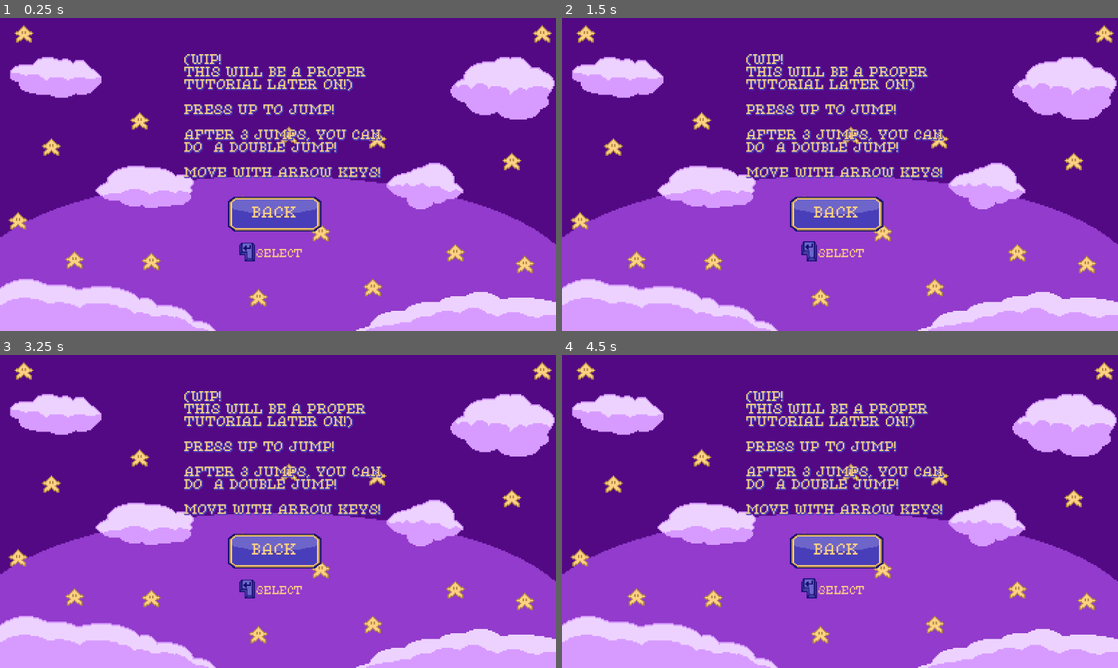
Above: before the commit, frames 1-4 (two rows, left to right).
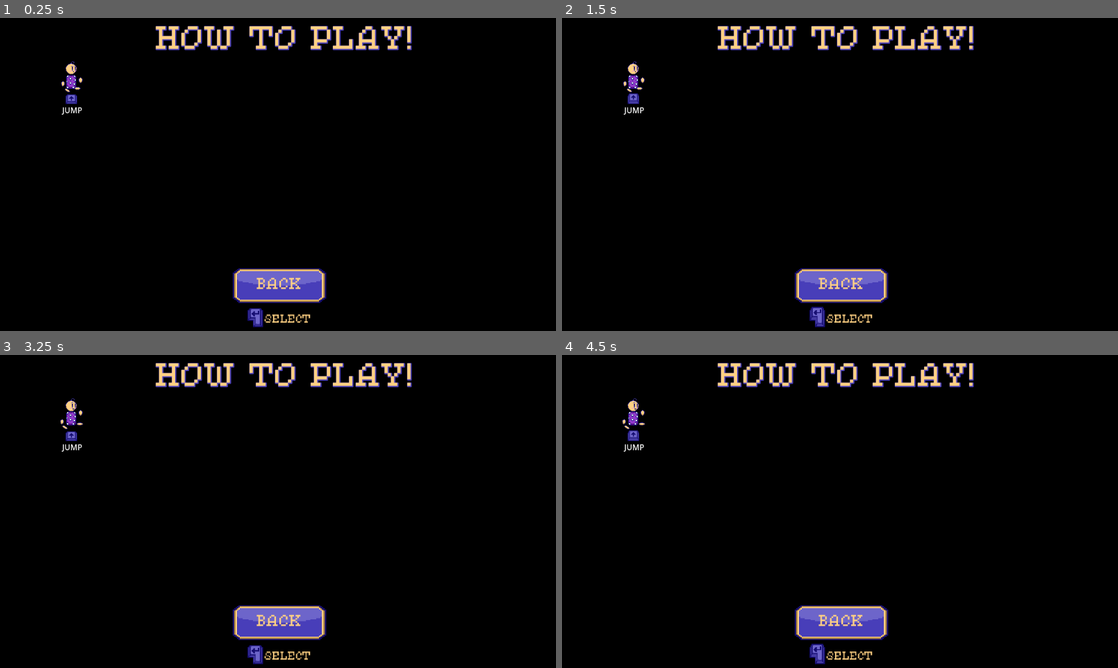
Above: after the commit, the same moments.

Repository: jacio-m/DreamRunner
Game: Godot game, scene res://HUD/tutorial.tscn
Same seed, same stepped clock (60 frames per second), same inputs: the game is played once before the commit and once after it. This scene is started directly instead of the project's main scene.
Inputs:
- Up to frame 1 (0.25 s): no input
- Up to frame 2 (1.5 s): hold Right (ui_right) from 0.53 s (still down); tap Up (ui_up) at 0.77 s
- Up to frame 3 (3.25 s): tap Up (ui_up) at 1.52, 3.02 s; release Right (ui_right) at 2.03 s; hold Left (ui_left) 2.03-2.78 s; hold Right (ui_right) from 2.78 s (still down)
- Up to frame 4 (4.5 s): tap Up (ui_up) at 3.77 s; release Right (ui_right) at 4.28 s; hold Left (ui_left) from 4.28 s (still down)

The runs differ from the first frame. In frame 1, 100% of the frame differs, in the area x 0-100%, y 0-100%; in frame 2, 100%; in frame 3, 100%; in frame 4, 100%.

Commit message:
Teddy Bear Item Implemented
The teddy bear item is now fully implemented and working as intended. Also started enhancing the tutorial screen.

Diff:
--- a/HUD/hud.tscn
+++ b/HUD/hud.tscn
@@ -1,9 +1,10 @@
-[gd_scene load_steps=5 format=3 uid="uid://c4xehiik8vl5x"]
+[gd_scene load_steps=6 format=3 uid="uid://c4xehiik8vl5x"]
 
 [ext_resource type="FontFile" uid="uid://eiv0e5a5eppv" path="res://HUD/Fonts/PixelatedEleganceRegular-ovyAA.ttf" id="1_h61sl"]
 [ext_resource type="Texture2D" uid="uid://bsglm4e1bmhjy" path="res://Items/Sprites/feather.png" id="2_mi5n8"]
 [ext_resource type="Texture2D" uid="uid://b6aqamfrmju2p" path="res://HUD/Sprites/doublejumpbar(under).png" id="3_jvmdh"]
 [ext_resource type="Texture2D" uid="uid://ngqpchhly8uu" path="res://HUD/Sprites/doublejumpbar(progress).png" id="4_1rsjr"]
+[ext_resource type="Texture2D" uid="uid://bdni02sr7n87w" path="res://Items/Sprites/teddyBear.png" id="5_1rsjr"]
 
 [node name="HUD" type="CanvasLayer"]
 
@@ -65,3 +66,9 @@
 nine_patch_stretch = true
 texture_under = ExtResource("3_jvmdh")
 texture_progress = ExtResource("4_1rsjr")
+
+[node name="ShieldOn" type="Sprite2D" parent="."]
+visible = false
+position = Vector2(438, 88)
+scale = Vector2(1.3, 1.3)
+texture = ExtResource("5_1rsjr")
--- a/HUD/tutorial.tscn
+++ b/HUD/tutorial.tscn
@@ -1,7 +1,6 @@
-[gd_scene load_steps=14 format=3 uid="uid://bcaxvcr3gedc"]
+[gd_scene load_steps=21 format=3 uid="uid://bcaxvcr3gedc"]
 
 [ext_resource type="Script" uid="uid://bq5qravcbtof0" path="res://tutorial.gd" id="1_3e5vs"]
-[ext_resource type="Texture2D" uid="uid://c4dofmepmfprr" path="res://HUD/Sprites/main_menu1.png" id="2_bn36r"]
 [ext_resource type="FontFile" uid="uid://eiv0e5a5eppv" path="res://HUD/Fonts/PixelatedEleganceRegular-ovyAA.ttf" id="3_bir4d"]
 [ext_resource type="Texture2D" uid="uid://6wtaq3o10dqt" path="res://HUD/Sprites/button_focused.png" id="4_g887x"]
 [ext_resource type="Texture2D" uid="uid://c83ieknepnjjf" path="res://HUD/Sprites/button_pressed.png" id="5_1t327"]
@@ -9,6 +8,12 @@
 [ext_resource type="AudioStream" uid="uid://cgcxbnq8no005" path="res://Sounds/shine-4-268912.mp3" id="7_8w4f8"]
 [ext_resource type="Texture2D" uid="uid://dawwcfftmwy6q" path="res://HUD/Sprites/enter_key1.png" id="8_horc1"]
 [ext_resource type="Texture2D" uid="uid://b421tfqxeu1nq" path="res://HUD/Sprites/enter_key2.png" id="9_8w4f8"]
+[ext_resource type="Texture2D" uid="uid://bjy7gr83rq5vh" path="res://HUD/Sprites/up_key1.png" id="9_t5gy2"]
+[ext_resource type="Texture2D" uid="uid://c0esvier6a7uo" path="res://HUD/Sprites/up_key2.png" id="10_ej0yr"]
+[ext_resource type="Texture2D" uid="uid://cc3tx0ltg3oly" path="res://Player/Jumping Animation/child_jumping1.png" id="11_l1uxk"]
+[ext_resource type="Texture2D" uid="uid://dbfd8qhxk0dw7" path="res://Player/Jumping Animation/child_jumping2.png" id="12_pw15r"]
+[ext_resource type="Texture2D" uid="uid://ehqitl64kaw" path="res://Player/Jumping Animation/child_jumping3.png" id="13_3xi6e"]
+[ext_resource type="Texture2D" uid="uid://k41jfi7x7gb" path="res://Player/Jumping Animation/child_jumping4.png" id="14_lc21a"]
 
 [sub_resource type="StyleBoxTexture" id="StyleBoxTexture_gjqde"]
 texture = ExtResource("4_g887x")
@@ -33,39 +38,65 @@
 "speed": 2.0
 }]
 
+[sub_resource type="SpriteFrames" id="SpriteFrames_pdjei"]
+animations = [{
+"frames": [{
+"duration": 1.0,
+"texture": ExtResource("11_l1uxk")
+}, {
+"duration": 1.0,
+"texture": ExtResource("12_pw15r")
+}, {
+"duration": 1.0,
+"texture": ExtResource("13_3xi6e")
+}, {
+"duration": 1.0,
+"texture": ExtResource("14_lc21a")
+}],
+"loop": true,
+"name": &"default",
+"speed": 3.0
+}]
+
+[sub_resource type="SpriteFrames" id="SpriteFrames_5j066"]
+animations = [{
+"frames": [{
+"duration": 1.0,
+"texture": ExtResource("9_t5gy2")
+}, {
+"duration": 1.0,
+"texture": ExtResource("10_ej0yr")
+}],
+"loop": true,
+"name": &"Up Key",
+"speed": 2.0
+}]
+
 [node name="Tutorial" type="Node"]
 script = ExtResource("1_3e5vs")
 
-[node name="WIP" type="Sprite2D" parent="."]
-scale = Vector2(3, 3)
-texture = ExtResource("2_bn36r")
-centered = false
+[node name="ColorRect" type="ColorRect" parent="."]
+offset_left = -20.0
+offset_top = -26.0
+offset_right = 1181.0
+offset_bottom = 676.0
+color = Color(0, 0, 0, 1)
 
 [node name="Label" type="Label" parent="."]
 anchors_preset = 5
 anchor_left = 0.5
 anchor_right = 0.5
-offset_left = -194.0
-offset_top = 75.0
-offset_right = 226.0
-offset_bottom = 358.0
+offset_left = -253.0
+offset_top = 17.0
+offset_right = 281.0
+offset_bottom = 300.0
 grow_horizontal = 2
 theme_override_colors/font_color = Color(1, 0.819608, 0.513726, 1)
 theme_override_colors/font_shadow_color = Color(0.282353, 0.243137, 0.72549, 1)
 theme_override_constants/shadow_outline_size = 6
 theme_override_fonts/font = ExtResource("3_bir4d")
-theme_override_font_sizes/font_size = 25
-text = "(WIP!
-THIS WILL BE A PROPER
-TUTORIAL LATER ON!)
-
-PRESS UP TO JUMP!
-
-AFTER 3 JUMPS, YOU CAN
-DO  A DOUBLE JUMP!
-
-MOVE WITH ARROW KEYS!
-"
+theme_override_font_sizes/font_size = 60
+text = "HOW TO PLAY!"
 
 [node name="BackButton" type="Button" parent="."]
 anchors_preset = 8
@@ -73,10 +104,10 @@
 anchor_top = 0.5
 anchor_right = 0.5
 anchor_bottom = 0.5
-offset_left = -104.0
-offset_top = 7.0
-offset_right = 90.0
-offset_bottom = 152.0
+offset_left = -94.0
+offset_top = 155.0
+offset_right = 100.0
+offset_bottom = 300.0
 grow_horizontal = 2
 grow_vertical = 2
 mouse_filter = 2
@@ -95,10 +126,10 @@
 pitch_scale = 2.99
 
 [node name="ConfirmLabel" type="Label" parent="."]
-offset_left = 531.0
-offset_top = 478.0
-offset_right = 606.0
-offset_bottom = 503.0
+offset_left = 548.0
+offset_top = 614.0
+offset_right = 623.0
+offset_bottom = 639.0
 scale = Vector2(1.3, 1.3)
 theme_override_colors/font_color = Color(1, 0.819608, 0.513726, 1)
 theme_override_fonts/font = ExtResource("3_bir4d")
@@ -108,3 +139,20 @@
 position = Vector2(-14.6154, 3.84615)
 sprite_frames = SubResource("SpriteFrames_gjqde")
 animation = &"Enter Key"
+
+[node name="Label2" type="Label" parent="."]
+offset_left = 129.0
+offset_top = 179.0
+offset_right = 171.0
+offset_bottom = 202.0
+text = "JUMP"
+
+[node name="ChildJump" type="AnimatedSprite2D" parent="."]
+position = Vector2(148, 122)
+sprite_frames = SubResource("SpriteFrames_pdjei")
+frame_progress = 0.865787
+
+[node name="UpKey" type="AnimatedSprite2D" parent="."]
+position = Vector2(148, 167)
+sprite_frames = SubResource("SpriteFrames_5j066")
+animation = &"Up Key"
--- a/Levels/level.gd
+++ b/Levels/level.gd
@@ -29,6 +29,7 @@
 var game_running : bool
 var current_progress: float = 0.0
 var progress_smoothing : float = 5.0
+var item_prob : int
 
 func _ready():
 	MusicManager.play_music("res://Sounds/Takashi Lee - Dream sweet-(main cutted).ogg")
@@ -48,6 +49,7 @@
 	game_running = false
 	get_tree().paused = false
 	$Player.input_enabled = false
+	$Player.shield = false
 	$HUD.get_node("DoubleJump").value = current_progress
 
 	for obs in obstacles:
@@ -124,10 +126,11 @@
 
 func generate_items():
 	if items.is_empty() or last_item.position.x < $Camera2D.position.x + randi_range(100, 500):
-		var item_type = randi() % 100
-		if item_type > 10:
+		var item_type
+		var item_prob = randi() % 100
+		if item_prob >= 10:
 			item_type = feather_item
-		elif item_type < 10:
+		elif item_prob < 10:
 			if randi() % 4 > 1:
 				item_type = pillow_item
 			else:
@@ -157,6 +160,7 @@
 			if body.name == "Player":
 				$ItemCollectedSound.play()
 				$Player.shield = true
+				$HUD.get_node("ShieldOn").visible = true
 				remove_item(item)
 			)
 	add_child(item)
@@ -182,7 +186,11 @@
 
 func hit_obs(body):
 	if body.name == "Player":
-		game_over()
+			if $Player.shield == false:
+				game_over()
+			else:
+				$Player.shield = false
+				$HUD.get_node("ShieldOn").visible = false
 
 func game_over():
 	get_tree().paused = true
--- a/tutorial.gd
+++ b/tutorial.gd
@@ -4,6 +4,8 @@
 	$ConfirmLabel/EnterKey.play()
 	$BackButton.grab_focus()
 	$BackButton.pressed.connect(main_menu)
+	$ChildJump.play()
+	$UpKey.play()
 
 func main_menu():
 	$"EnterSound".play()
